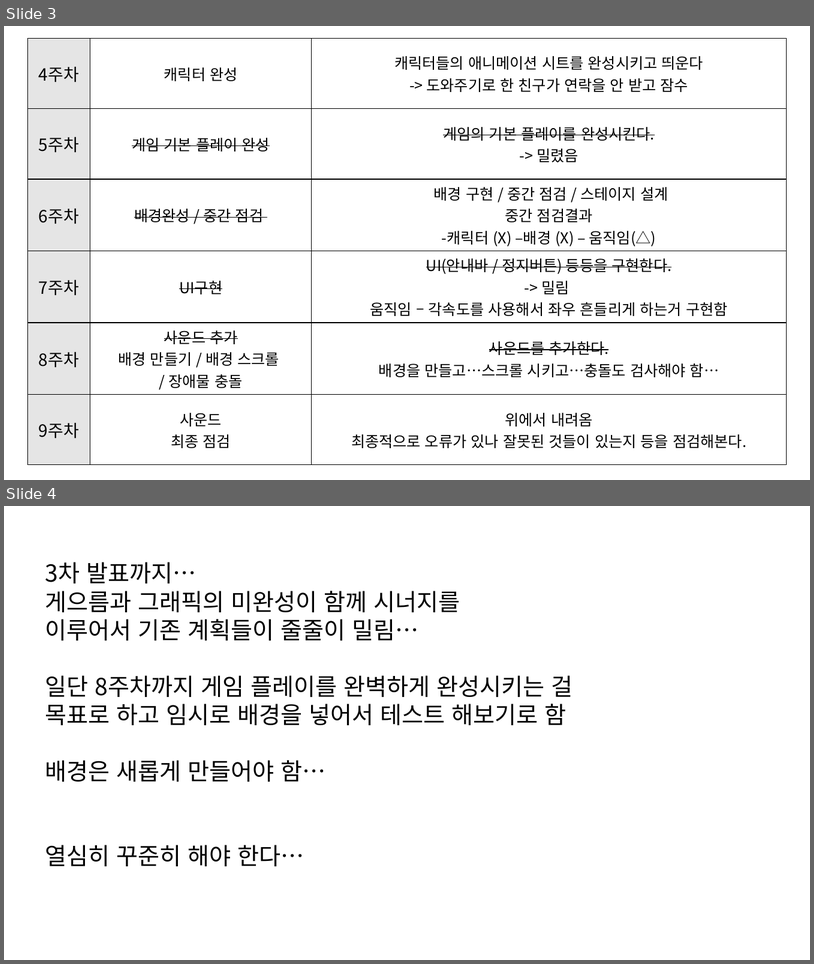
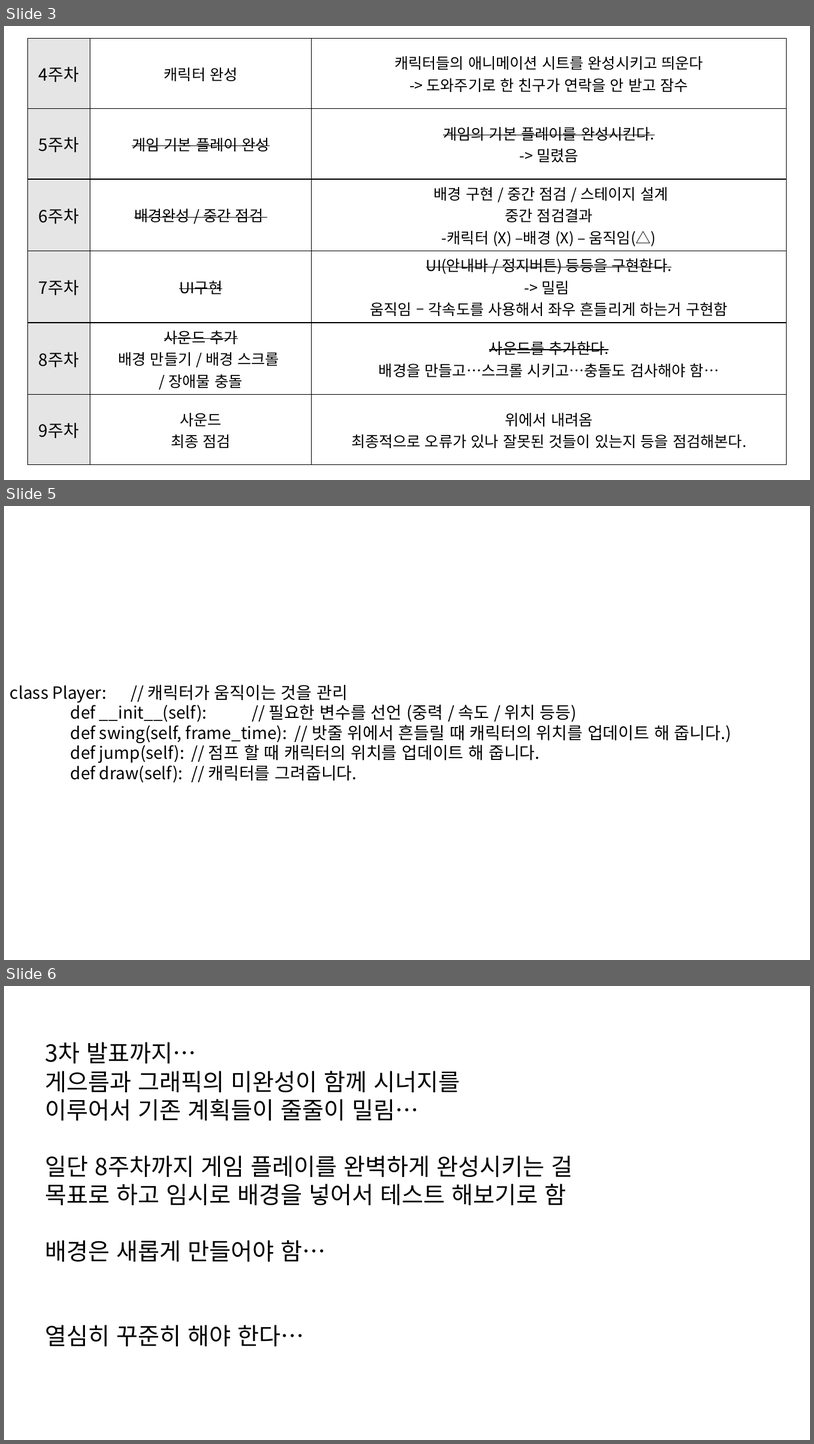
Before and after one commit to go4521304/2018-2-Python, a slide deck: 텀프 자료/2018_2dgp_3차발표_고선민.pptx. Shown one above the other, each under a label of ours: slides 3 and 4 before the commit, slides 3, 5 and 6 after it; the slides between them are not shown. The pictures are 814x964 and 814x1444 pixels, drawn with LibreOffice and Linux fonts; fonts in the diff are those of the drawing; background and template pictures are left out. Boxes give left, top, right and bottom in pixels: in the first picture for what was removed or moved away, otherwise in the second. Text is boxed around its words. In the diff, an @@ line names an element or a change of style, - is before the commit and + after.

```diff
--- a/텀프 자료/2018_2dgp_3차발표_고선민.pptx
+++ b/텀프 자료/2018_2dgp_3차발표_고선민.pptx
@@ slide 5 added at (x1=4, y1=506, x2=810, y2=960), background picture (left out) @@
@@ text added at (x1=10, y1=684, x2=732, y2=783), 20 pt, text #000000 @@
+class Player: // 캐릭터가 움직이는 것을 관리
+def __init__(self): // 필요한 변수를 선언 (중력 / 속도 / 위치 등등)
+def swing(self, frame_time): // 밧줄 위에서 흔들릴 때 캐릭터의 위치를 업데이트 해 줍니다.)
+def jump(self): // 점프 할 때 캐릭터의 위치를 업데이트 해 줍니다.
+def draw(self): // 캐릭터를 그려줍니다.
@@ what was slide 4 is now slide 6 @@
```
Also in this commit, not shown: 1 other slide added.
